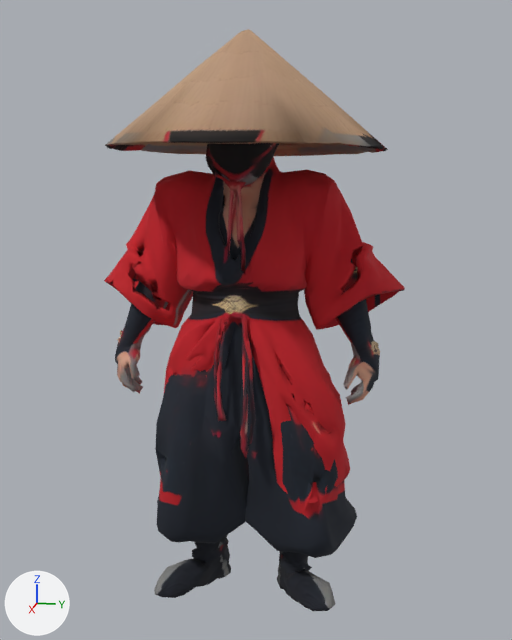
One commit to the glTF model art/model3d/sword/rig_v1.glb: the scene before it, then after it.
Camera for both pictures: a camera (50 mm lens) standing at (1.131, 0.241, 0.828) and looking at (-0.053, 0.004, 0.532). The lights are fixed; the arrows at lower left show +X, +Y and +Z. The picture after the commit comes second. Vertices at exactly the same position are counted once.

Objects in the first picture: 'sword'.
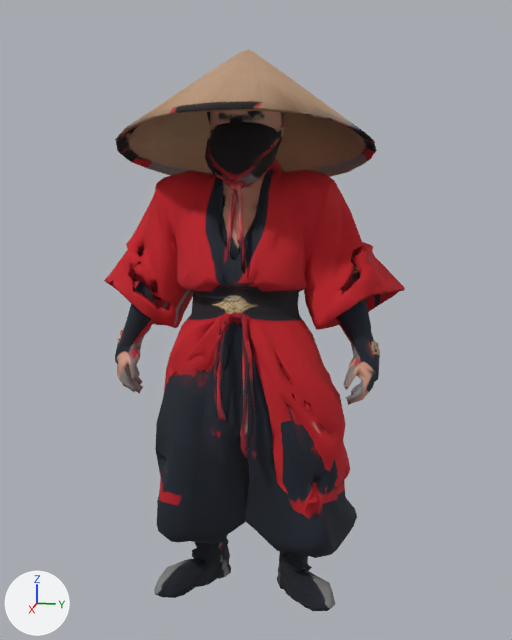
Where the change shows, as pixel boxes [x1, y1, x2, y2] in the pictures (512 x 640 px; the box of a moved part takes in the faces that stretch with it):
'sword', reshaped
    before: [104, 29, 405, 611]
    after: [104, 49, 405, 611]
part 1 of me_meshes_0, moved or reshaped
    before: [105, 29, 388, 156]
    after: [115, 49, 377, 177]
part 2 of me_meshes_0, moved or reshaped
    before: [205, 143, 283, 187]
    after: [205, 130, 284, 187]

What the commit changed:
me_meshes_0 is used by ob_sword; location (0.0, 0.0, 0.0).
me_meshes_0 had 3960 vertices, 8000 faces and spanned x -0.219..0.219, y -0.289..0.256, z -0.003..1.0.
me_meshes_0 now has 3960 vertices, 8000 faces and spans x -0.3..0.12, y -0.289..0.256, z -0.003..0.988.
me_meshes_0 part 1: the loose piece of 424 vertices spanning x -0.219..0.219, y -0.22..0.219, z 0.808..1.0 is multiplied about its middle by the matrix ((0.97, -0.002, -0.242), (-0.008, 0.999, -0.04), (0.242, 0.041, 0.969)), then moved by (-0.11, -0.023, -0.009).
me_meshes_0 part 2: 57 of 3960 vertices moved; they spanned x -0.149..-0.022, y -0.088..0.04, z 0.777..0.836 and now span x -0.15..-0.023, y -0.09..0.045, z 0.77..0.836; mean shift (-0.002, 0.0, -0.001); largest move (-0.125, -0.065, 0.777) -> (-0.132, -0.075, 0.77).
